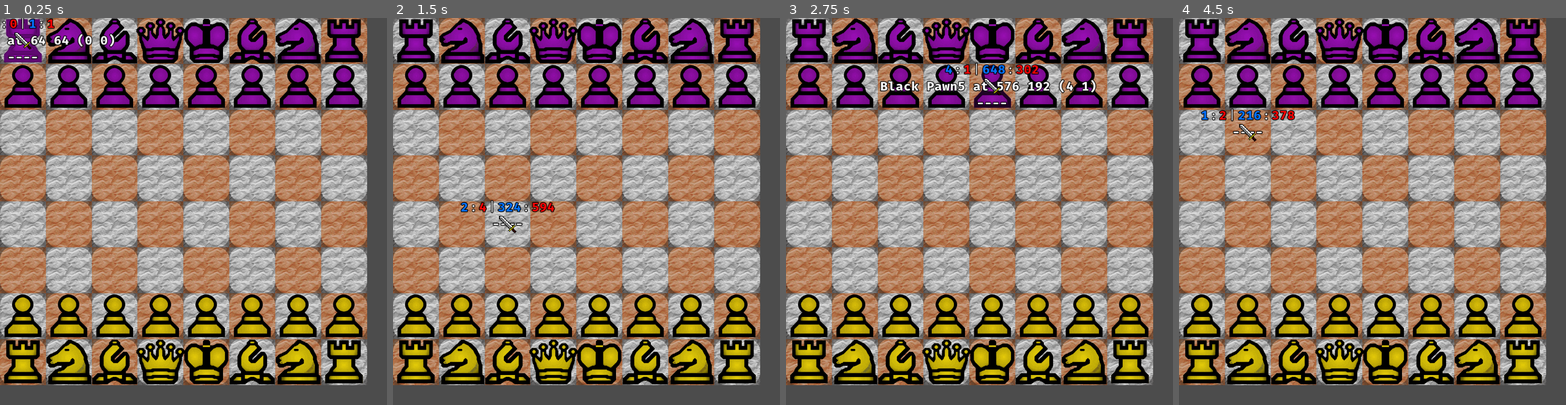
Above: before the commit, frames 1-4 (left to right).
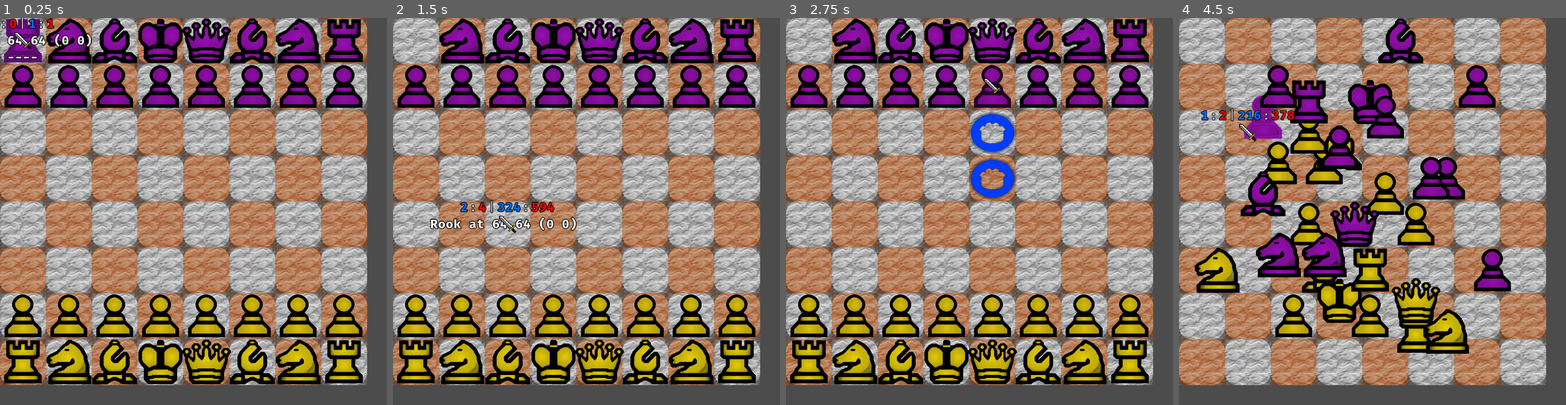
Above: after the commit, the same moments.

Repository: k11d/Chess
Game: Godot game, scene res://Game/Game.tscn
Same seed, same stepped clock (60 frames per second), same inputs: the game is played once before the commit and once after it.
Inputs (mouse positions are in pixels of both pictures, inside the frame that each line leads up to):
- Up to frame 1 (0.25 s): no input
- Up to frame 2 (1.5 s): move the mouse to (671, 192) at 0.52 s; press the mouse at (671, 192) at 0.53 s; tap I (toggle_HUD, bound only after the commit) at 0.8, 1.35 s; tap Enter at 1.25 s; move the mouse to (509, 230) at 1.27 s; release the mouse at (509, 230) at 1.28 s
- Up to frame 3 (2.75 s): click (902, 230) at 1.55 s; tap Space at 2 s; move the mouse to (1018, 126) at 2.02 s; press the mouse at (1018, 126) at 2.03 s; tap I (toggle_HUD, bound only after the commit) at 2.3 s
- Up to frame 4 (4.5 s): move the mouse to (1353, 288) at 2.77 s; release the mouse at (1353, 288) at 2.78 s; tap I (toggle_HUD, bound only after the commit) at 2.85, 3.8, 4.35 s; click (1353, 288) at 3.05 s; tap Enter at 3.5 s; move the mouse to (1488, 269) at 3.52 s; press the mouse at (1488, 269) at 3.53 s; tap R (DEBUG_randomize) at 4.15 s; move the mouse to (1256, 153) at 4.27 s; release the mouse at (1256, 153) at 4.28 s

The runs differ from the first frame. In frame 1, 2.8% of the frame differs, in the area x 0-60%, y 0-95%; in frame 2, 4.1%; in frame 3, 6.1%; in frame 4, 41%, in the area x 1-94%, y 0-95%.
Error before the commit: Invalid get index 'pieces' (on base: 'Node2D (WhitePlayer.gd)'). (res://Game/Game.gd:84)

Commit message:
big update many refactorings and code cleanup

Diff:
--- a/Game/Game.gd
+++ b/Game/Game.gd
@@ -12,37 +12,100 @@
 var _moving_pieces : Array = []
 var cursor : Cursor = null
 var turn_state : Global.TurnState
-var marker_scene : PackedScene = load("res://Ui/Marker.tscn")
+var marker_scene : PackedScene = preload("res://Ui/Marker.tscn")
+
+
+const _start_positions = "rnbkqbnr,pppppppp,00000000,00000000,00000000,00000000,PPPPPPPP,RNBKQBNR"
+
 
 
 func _ready() -> void:
-	board = get_node("Board")
 	cursor = get_node("Cursor")
-	cursor.disabled = true
+	cursor.disabled = false
+	cursor.visible = true
+	Input.set_mouse_mode(Input.MOUSE_MODE_HIDDEN)
+	cursor.set_movement_step(tile_size)
+
 	white_player = get_node("WhitePlayer")
 	black_player = get_node("BlackPlayer")
+
+	board = get_node("Board")
 	board.create_grid(tiles)
-	Input.set_mouse_mode(Input.MOUSE_MODE_HIDDEN)
-	cursor.set_movement_step(tile_size)
-	cursor.visible = true
 	turn_state = Global.TurnState.new()
-	init_pieces()
-	cursor.disabled = false
+	Global.register_game_state(init_pieces(_start_positions))
 
 
-func init_pieces() -> void:
-	set_pieces_mod_color(white_player.get_children(), white_mod_color)
-	set_pieces_mod_color(black_player.get_children(), black_mod_color)
-	set_pieces_board_positions(white_player.get_children() + black_player.get_children())
 
-func set_pieces_mod_color(pieces, color):
-	for piece in pieces:
-		piece.modulate = color
+func init_pieces(grid : String) -> Dictionary:
+	var x := 0
+	var y := 0
+	var pos : Vector2
+	var new_grid := {}
+	for c in grid:
+		if c == ",":
+			continue
+		pos = Vector2(x, y)
+		if x == 7:
+			x = 0
+			y += 1
+		else:
+			x += 1
+		var piece = null
+		match c:
+			"r":
+				piece = preload("res://Pieces/nodes/RookB.tscn").instance()
+				piece.piece_color = "Black"
+			"n":
+				piece = preload("res://Pieces/nodes/KnightB.tscn").instance()
+				piece.piece_color = "Black"
+			"b":
+				piece = preload("res://Pieces/nodes/BishopB.tscn").instance()
+				piece.piece_color = "Black"
+			"k":
+				piece = preload("res://Pieces/nodes/KingB.tscn").instance()
+				piece.piece_color = "Black"
+			"q":
+				piece = preload("res://Pieces/nodes/QueenB.tscn").instance()
+				piece.piece_color = "Black"
+			"p":
+				piece = preload("res://Pieces/nodes/PawnB.tscn").instance()
+				piece.piece_color = "Black"
+			"R":
+				piece = preload("res://Pieces/nodes/Rook.tscn").instance()
+				piece.piece_color = "White"
+			"N":
+				piece = preload("res://Pieces/nodes/Knight.tscn").instance()
+				piece.piece_color = "White"
+			"B":
+				piece = preload("res://Pieces/nodes/Bishop.tscn").instance()
+				piece.piece_color = "White"
+			"K":
+				piece = preload("res://Pieces/nodes/King.tscn").instance()
+				piece.piece_color = "White"
+			"Q":
+				piece = preload("res://Pieces/nodes/Queen.tscn").instance()
+				piece.piece_color = "White"
+			"P":
+				piece = preload("res://Pieces/nodes/Pawn.tscn").instance()
+				piece.piece_color = "White"
+			_:
+				piece = null
+		new_grid[pos] = piece
+		if piece == null:
+			continue
+		else:
+			piece.grid_position = pos
+			piece.global_position = board2realpos(pos, tile_size)
+			if piece.piece_color == "White":
+				piece.modulate = white_mod_color
+				piece.set_owner(white_player)
+				white_player.add_child(piece)
+			else:
+				piece.modulate = black_mod_color
+				piece.set_owner(black_player)
+				black_player.add_child(piece)
+	return new_grid
 
-func set_pieces_board_positions(pieces):
-	for piece in pieces:
-		piece.grid_position = real2boardpos(piece.global_position, tile_size)
-		piece.global_position = board2realpos(piece.grid_position, tile_size)
 
 func move_piece(piece, target_real, speed_factor=0.5) -> void:
 	var t = Tween.new()
@@ -51,16 +114,7 @@
 	t.interpolate_property(piece, "global_position",
 		piece.global_position, target_real, speed_factor,
 		Tween.TRANS_LINEAR, Tween.EASE_OUT)
-#	t.connect("tween_completed", self, "register_piece_done_moving", [piece])
 	t.start()
-
-#func register_piece_moving(piece : ChessPiece) -> void:
-#	_moving_pieces.append(piece)
-#
-#func register_piece_done_moving(p : Array) -> void:
-#	_moving_pieces.remove(_moving_pieces.find(p[0]))
-#	if len(_moving_pieces) == 0:
-#		cursor.disabled = false
 
 func real2boardpos(real_pos: Vector2, t_size=null) -> Vector2:
 	if t_size == null:
@@ -81,10 +135,11 @@
 		available.append(tpos)
 	clear_highlights()
 	var dest : Vector2
-	for p in white_player.pieces + black_player.pieces:
+	for p in white_player.get_children() + black_player.get_children():
 		dest = available[randi() % len(available) - 1]
 		available.remove(available.find(dest))
 		move_piece(p, board2realpos(dest, tile_size))
+
 
 func highlight_position(pos, col) -> void:
 	var m = marker_scene.instance()
@@ -105,11 +160,16 @@
 		if area is ChessPiece:
 			cursor.hovering_piece = area
 			area.toggle_glow()
+			clear_highlights()
 			if area.has_method('get_available_moves'):
 				var tp = area.get_available_moves()
 				if tp:
-					for tgt in tp.get_all():
-						highlight_position(tgt, Global.TargetedPositions.MarkerColor.Blue)
+					if typeof(tp) == TYPE_ARRAY:
+						for tgt in tp:
+							highlight_position(tgt, Global.TargetedPositions.MarkerColor.Blue)
+					elif tp.has_method("highlight_position"):
+						for tgt in tp.get_all():
+							highlight_position(tgt, Global.TargetedPositions.MarkerColor.Blue)
 
 func _on_Cursor_area_exited(area) -> void:
 	if !cursor.disabled:
@@ -122,3 +182,7 @@
 func _input(event):
 	if event.is_action_pressed("DEBUG_randomize"):
 		randomize_game()
+	if event.is_action_pressed("toggle_HUD"):
+		cursor.toggle_hud()
+	if event.is_action_pressed("select_piece"):
+		cursor.selected_piece = cursor.hovering_piece
--- a/Game/Game.tscn
+++ b/Game/Game.tscn
@@ -1,22 +1,10 @@
-[gd_scene load_steps=18 format=2]
+[gd_scene load_steps=6 format=2]
 
 [ext_resource path="res://Players/BlackPlayer.gd" type="Script" id=1]
 [ext_resource path="res://Players/WhitePlayer.gd" type="Script" id=2]
 [ext_resource path="res://Ui/Cursor.tscn" type="PackedScene" id=3]
 [ext_resource path="res://Board/Board.gd" type="Script" id=4]
-[ext_resource path="res://Pieces/nodes/King.tscn" type="PackedScene" id=5]
-[ext_resource path="res://Pieces/nodes/Pawn.tscn" type="PackedScene" id=6]
-[ext_resource path="res://Pieces/nodes/Rook.tscn" type="PackedScene" id=7]
-[ext_resource path="res://Pieces/nodes/Knight.tscn" type="PackedScene" id=8]
-[ext_resource path="res://Pieces/nodes/RookB.tscn" type="PackedScene" id=9]
-[ext_resource path="res://Pieces/nodes/BishopB.tscn" type="PackedScene" id=10]
-[ext_resource path="res://Pieces/nodes/Bishop.tscn" type="PackedScene" id=11]
-[ext_resource path="res://Pieces/nodes/Queen.tscn" type="PackedScene" id=12]
-[ext_resource path="res://Pieces/nodes/PawnB.tscn" type="PackedScene" id=13]
 [ext_resource path="res://Game/Game.gd" type="Script" id=14]
-[ext_resource path="res://Pieces/nodes/KingB.tscn" type="PackedScene" id=15]
-[ext_resource path="res://Pieces/nodes/QueenB.tscn" type="PackedScene" id=16]
-[ext_resource path="res://Pieces/nodes/KnightB.tscn" type="PackedScene" id=17]
 
 [node name="Game" type="Node2D"]
 script = ExtResource( 14 )
@@ -29,104 +17,8 @@
 [node name="WhitePlayer" type="Node2D" parent="."]
 script = ExtResource( 2 )
 
-[node name="Pawn" parent="WhitePlayer" instance=ExtResource( 6 )]
-position = Vector2( 67.8431, 880.083 )
-
-[node name="Pawn2" parent="WhitePlayer" instance=ExtResource( 6 )]
-position = Vector2( 195.843, 880.083 )
-
-[node name="Pawn3" parent="WhitePlayer" instance=ExtResource( 6 )]
-position = Vector2( 323.843, 880.083 )
-
-[node name="Pawn4" parent="WhitePlayer" instance=ExtResource( 6 )]
-position = Vector2( 451.843, 880.083 )
-
-[node name="Pawn5" parent="WhitePlayer" instance=ExtResource( 6 )]
-position = Vector2( 579.843, 880.083 )
-
-[node name="Pawn6" parent="WhitePlayer" instance=ExtResource( 6 )]
-position = Vector2( 707.843, 880.083 )
-
-[node name="Pawn7" parent="WhitePlayer" instance=ExtResource( 6 )]
-position = Vector2( 835.843, 880.083 )
-
-[node name="Pawn8" parent="WhitePlayer" instance=ExtResource( 6 )]
-position = Vector2( 963.843, 880.083 )
-
-[node name="Bishop" parent="WhitePlayer" instance=ExtResource( 11 )]
-position = Vector2( 323.843, 1008.08 )
-
-[node name="Bishop2" parent="WhitePlayer" instance=ExtResource( 11 )]
-position = Vector2( 707.843, 1008.08 )
-
-[node name="King" parent="WhitePlayer" instance=ExtResource( 5 )]
-position = Vector2( 579.843, 1008.08 )
-
-[node name="Queen" parent="WhitePlayer" instance=ExtResource( 12 )]
-position = Vector2( 451.843, 1008.08 )
-
-[node name="Knight" parent="WhitePlayer" instance=ExtResource( 8 )]
-position = Vector2( 195.843, 1008.08 )
-
-[node name="Knight2" parent="WhitePlayer" instance=ExtResource( 8 )]
-position = Vector2( 835.843, 1008.08 )
-
-[node name="Rook" parent="WhitePlayer" instance=ExtResource( 7 )]
-position = Vector2( 67.8431, 1008.08 )
-
-[node name="Rook2" parent="WhitePlayer" instance=ExtResource( 7 )]
-position = Vector2( 963.843, 1008.08 )
-
 [node name="BlackPlayer" type="Node2D" parent="."]
 script = ExtResource( 1 )
-
-[node name="Rook" parent="BlackPlayer" instance=ExtResource( 9 )]
-position = Vector2( 64, 113.583 )
-
-[node name="Rook2" parent="BlackPlayer" instance=ExtResource( 9 )]
-position = Vector2( 966.843, 114.083 )
-
-[node name="King" parent="BlackPlayer" instance=ExtResource( 15 )]
-position = Vector2( 579.843, 112.083 )
-
-[node name="Knight" parent="BlackPlayer" instance=ExtResource( 17 )]
-position = Vector2( 195.843, 112.083 )
-
-[node name="Knight2" parent="BlackPlayer" instance=ExtResource( 17 )]
-position = Vector2( 839.343, 111.083 )
-
-[node name="Pawn" parent="BlackPlayer" instance=ExtResource( 13 )]
-position = Vector2( 67.8431, 240.083 )
-
-[node name="Pawn2" parent="BlackPlayer" instance=ExtResource( 13 )]
-position = Vector2( 195.843, 240.083 )
-
-[node name="Pawn3" parent="BlackPlayer" instance=ExtResource( 13 )]
-position = Vector2( 323.843, 240.083 )
-
-[node name="Pawn4" parent="BlackPlayer" instance=ExtResource( 13 )]
-position = Vector2( 451.843, 240.083 )
-
-[node name="Pawn5" parent="BlackPlayer" instance=ExtResource( 13 )]
-position = Vector2( 579.843, 240.083 )
-
-[node name="Pawn6" parent="BlackPlayer" instance=ExtResource( 13 )]
-position = Vector2( 707.843, 240.083 )
-
-[node name="Pawn7" parent="BlackPlayer" instance=ExtResource( 13 )]
-position = Vector2( 835.843, 240.083 )
-
-[node name="Pawn8" parent="BlackPlayer" instance=ExtResource( 13 )]
-position = Vector2( 963.843, 240.083 )
-
-[node name="Bishop" parent="BlackPlayer" instance=ExtResource( 10 )]
-position = Vector2( 323.843, 112.083 )
-
-[node name="Bishop2" parent="BlackPlayer" instance=ExtResource( 10 )]
-position = Vector2( 706.843, 112.083 )
-
-[node name="Queen" parent="BlackPlayer" instance=ExtResource( 16 )]
-position = Vector2( 451.843, 112.083 )
 
 [node name="Cursor" parent="." instance=ExtResource( 3 )]
 visible = false
--- a/Game/Global.gd
+++ b/Game/Global.gd
@@ -1,4 +1,29 @@
 extends Node
+
+
+var game_state : Dictionary
+var whites : Array
+var blacks : Array
+
+
+func register_game_state(gm : Dictionary) -> void:
+	game_state = gm
+	print("Registered game state:")
+	print(game_state.values())
+
+func pieces(only_color=null) -> Array:
+	var pcs := []
+	for p in game_state.values():
+		if p and only_color == null or p and only_color == p.piece_color:
+			pcs.append(p)
+	return pcs
+
+func piece_positions(only_color=null) -> Array:
+	var positions := []
+	for pos in game_state:
+		if only_color == null or game_state[pos] and only_color == game_state[pos].piece_color:
+			positions.append(game_state[pos])
+	return positions
 
 
 class TurnState:
@@ -66,8 +91,11 @@
 		return targets
 
 	func add(target_position) -> void:
-		targets.append(
-			Vector2(target_position[0], target_position[1]))
+		if typeof(target_position) == TYPE_VECTOR2:
+			targets.append(target_position)
+		else:
+			targets.append(
+				Vector2(target_position[0], target_position[1]))
 
 	func count() -> int:
 		return len(targets)
--- a/Pieces/nodes/King.tscn
+++ b/Pieces/nodes/King.tscn
@@ -4,9 +4,6 @@
 [ext_resource path="res://Images/king.png" type="Texture" id=2]
 [ext_resource path="res://Pieces/scripts/King.gd" type="Script" id=3]
 [ext_resource path="res://Images/king_glow.png" type="Texture" id=4]
-
-
-
 
 [sub_resource type="Animation" id=1]
 resource_name = "Phaser"
@@ -66,6 +63,7 @@
 normal_map = ExtResource( 1 )
 
 [node name="Glow" type="Sprite" parent="."]
+modulate = Color( 1, 1, 1, 0 )
 texture = ExtResource( 4 )
 
 [node name="AnimationPlayer" type="AnimationPlayer" parent="."]
--- a/Pieces/nodes/KingB.tscn
+++ b/Pieces/nodes/KingB.tscn
@@ -1,5 +1,8 @@
-[gd_scene load_steps=2 format=2]
+[gd_scene load_steps=3 format=2]
 
 [ext_resource path="res://Pieces/nodes/King.tscn" type="PackedScene" id=1]
+[ext_resource path="res://Pieces/scripts/KingB.gd" type="Script" id=2]
 
 [node name="King" instance=ExtResource( 1 )]
+script = ExtResource( 2 )
+self_modulate_color = Color( 0, 0, 0, 1 )
--- a/Pieces/nodes/KnightB.tscn
+++ b/Pieces/nodes/KnightB.tscn
@@ -1,5 +1,8 @@
-[gd_scene load_steps=2 format=2]
+[gd_scene load_steps=3 format=2]
 
 [ext_resource path="res://Pieces/nodes/Knight.tscn" type="PackedScene" id=1]
+[ext_resource path="res://Pieces/scripts/KnightB.gd" type="Script" id=2]
 
 [node name="Knight" instance=ExtResource( 1 )]
+script = ExtResource( 2 )
+self_modulate_color = Color( 0, 0, 0, 1 )
--- a/Pieces/nodes/PawnB.tscn
+++ b/Pieces/nodes/PawnB.tscn
@@ -1,5 +1,8 @@
-[gd_scene load_steps=2 format=2]
+[gd_scene load_steps=3 format=2]
 
 [ext_resource path="res://Pieces/nodes/Pawn.tscn" type="PackedScene" id=1]
+[ext_resource path="res://Pieces/scripts/PawnB.gd" type="Script" id=2]
 
 [node name="Pawn" instance=ExtResource( 1 )]
+script = ExtResource( 2 )
+self_modulate_color = Color( 0, 0, 0, 1 )
--- a/Pieces/nodes/QueenB.tscn
+++ b/Pieces/nodes/QueenB.tscn
@@ -1,5 +1,8 @@
-[gd_scene load_steps=2 format=2]
+[gd_scene load_steps=3 format=2]
 
+[ext_resource path="res://Pieces/scripts/QueenB.gd" type="Script" id=1]
 [ext_resource path="res://Pieces/nodes/Queen.tscn" type="PackedScene" id=2]
 
 [node name="Queen" instance=ExtResource( 2 )]
+script = ExtResource( 1 )
+self_modulate_color = Color( 0, 0, 0, 1 )
--- a/Pieces/scripts/Bishop.gd
+++ b/Pieces/scripts/Bishop.gd
@@ -1,13 +1,12 @@
 extends ChessPiece
 class_name Bishop, "res://Images/bishop.png"
 
-func _ready():
-	pname = "Bishop"
 
 
 func get_available_moves():
-	var allies := my_allies()
-	var enemies := my_enemies()
+
+	var enemy_positions  = Global.piece_positions("Black")
+	var allies_positions = Global.piece_positions("White")
 
 	var candidates := []
 	var x := grid_position.x
@@ -19,10 +18,10 @@
 		x += 1
 		y -= 1
 		p = Vector2(x,y)
-		if p in pieces_grid_positions(my_enemies()):
+		if p in enemy_positions:
 			candidates.append(Vector2(x, y))
 			break
-		if p in pieces_grid_positions(my_allies()):
+		if p in allies_positions:
 			break
 		candidates.append(Vector2(x, y))
 
@@ -33,10 +32,10 @@
 		x -= 1
 		y -= 1
 		p = Vector2(x,y)
-		if p in pieces_grid_positions(my_enemies()):
+		if p in enemy_positions:
 			candidates.append(Vector2(x, y))
 			break
-		if p in pieces_grid_positions(my_allies()):
+		if p in allies_positions:
 			break
 		candidates.append(Vector2(x, y))
 
@@ -47,10 +46,10 @@
 		x += 1
 		y += 1
 		p = Vector2(x,y)
-		if p in pieces_grid_positions(my_enemies()):
+		if p in enemy_positions:
 			candidates.append(Vector2(x, y))
 			break
-		if p in pieces_grid_positions(my_allies()):
+		if p in allies_positions:
 			break
 		candidates.append(Vector2(x, y))
 
@@ -61,10 +60,10 @@
 		x -= 1
 		y += 1
 		p = Vector2(x,y)
-		if p in pieces_grid_positions(my_enemies()):
+		if p in enemy_positions:
 			candidates.append(Vector2(x, y))
 			break
-		if p in pieces_grid_positions(my_allies()):
+		if p in allies_positions:
 			break
 		candidates.append(Vector2(x, y))
 
--- a/Pieces/scripts/ChessPiece.gd
+++ b/Pieces/scripts/ChessPiece.gd
@@ -6,20 +6,12 @@
 var sprite : Sprite
 var glow : Sprite
 var anim_player : AnimationPlayer
-var piece_color : String = "Unset"
-var pname : String = "Unknown"
-var pcolor : String = "Unknown" setget ,get_pcolor
 var grid_position : Vector2
 var glowing : bool = false
 var targeted : Global.TargetedPositions
 var enemy_player
+var piece_color
 
-
-func get_pcolor():
-	if name.ends_with("B"):
-		return "Black"
-	else:
-		return "White"
 
 func set_self_modulate_color(col : Color):
 	self_modulate_color = col
@@ -31,10 +23,8 @@
 	glow = $Glow
 	anim_player = $AnimationPlayer
 	if get_parent().name.begins_with("White"):
-		piece_color = "White"
 		enemy_player = get_node("/root/Game/BlackPlayer")
 	else:
-		piece_color = "Black"
 		enemy_player = get_node("/root/Game/WhitePlayer")
 	if anim_player:
 		anim_player.play("Phaser")
@@ -44,46 +34,19 @@
 
 func _to_string() -> String:
 	var s : String = ""
-	s += piece_color
-	s += " "
 	s += name
 	s += " at " + str(global_position.x) + " " + str(global_position.y)
 	s += " (" + str(grid_position.x) + " " + str(grid_position.y) + ") "
 	return s
 
-func my_allies() -> Array:
-	var allies : Array = get_parent().get_children()
-	allies.remove(allies.find(self)) # remove myself from allies array
-	return allies
-
-func my_enemies() -> Array:
-	if name.ends_with("B"):
-		return get_node('/root/Game/WhitePlayer').get_children()
-	else:
-		return get_node('/root/Game/BlackPlayer').get_children()
-
-func pieces_grid_positions(pieces) -> Array:
-	var pgp := []
-	for p in pieces:
-		pgp.append(p.grid_position)
-	return pgp
 
 func toggle_glow() -> void:
 	glowing = !glowing
 
-func filter_out_of_grid(positions) -> Array:
-	var filtered := []
-	for pos in positions:
-		if pos.x < 0 or pos.y < 0 or pos.x > 7 or pos.y > 7:
-			continue
-		else:
-			filtered.append(pos)
-	return filtered
-
 
 #########################################################
 
-func _process(delta) -> void:
+func _process(_delta) -> void:
 	if glowing:
 		if anim_player and !anim_player.is_playing():
 			anim_player.play("Phaser")
--- a/Pieces/scripts/King.gd
+++ b/Pieces/scripts/King.gd
@@ -1,8 +1,6 @@
+tool
 extends ChessPiece
 class_name King, "res://Images/king.png"
-
-func _ready():
-	pname = "King"
 
 
 func get_available_moves():
--- a/Pieces/scripts/Knight.gd
+++ b/Pieces/scripts/Knight.gd
@@ -2,8 +2,6 @@
 class_name Knight, "res://Images/knight.png"
 
 
-func _ready():
-	pname = "Knight"
 
 func get_available_moves():
 	var x := grid_position.x
@@ -18,8 +16,12 @@
 		Vector2(x - 2, y - 1),
 		Vector2(x + 1, y + 2)
 	]
-	targeted.clear()
-	for pos in filter_out_of_grid(candidates):
-		if !(pos in pieces_grid_positions(my_allies())):
-			targeted.add(pos)
-	return targeted
+
+	var allies_positions = Global.piece_positions("White")
+	var final := []
+	for pos in candidates:
+		if pos in allies_positions:
+			continue
+		else:
+			final.append(pos)
+	return final
--- a/Pieces/scripts/Pawn.gd
+++ b/Pieces/scripts/Pawn.gd
@@ -1,9 +1,29 @@
 extends ChessPiece
 class_name Pawn, "res://Images/pawn.png"
 
-func _ready():
-	pname = "Pawn"
+var never_moved : bool = true
 
 
 func get_available_moves():
-	print("Not implemented yet")
+
+	var enemy_positions  = Global.piece_positions("Black")
+	var allies_positions = Global.piece_positions("White")
+
+
+	var candidates := []
+	var x = grid_position.x
+	var y = grid_position.y
+	candidates.append(Vector2(x, y - 1))
+	if never_moved:
+		candidates.append(Vector2(x, y - 2))
+
+	if Vector2(x - 1, y - 1) in enemy_positions:
+		candidates.append(Vector2(x - 1, y - 1))
+	if Vector2(x + 1 , y - 1) in enemy_positions:
+		candidates.append(Vector2(x + 1, y - 1))
+
+	var final := []
+	for pos in candidates:
+		if !(pos in allies_positions + enemy_positions):
+			final.append(pos)
+	return final
--- a/Pieces/scripts/PawnB.gd
+++ b/Pieces/scripts/PawnB.gd
@@ -1,2 +1,26 @@
 extends Pawn
 class_name PawnB
+
+
+func get_available_moves():
+
+	var allies_positions  = Global.piece_positions("Black")
+	var enemy_positions = Global.piece_positions("White")
+
+	var candidates := []
+	var x = grid_position.x
+	var y = grid_position.y
+	candidates.append(Vector2(x, y + 1))
+	if never_moved:
+		candidates.append(Vector2(x, y + 2))
+
+	if Vector2(x - 1, y + 1) in enemy_positions:
+		candidates.append(Vector2(x - 1, y + 1))
+	if Vector2(x + 1 , y + 1) in enemy_positions:
+		candidates.append(Vector2(x + 1, y + 1))
+
+	var final := []
+	for pos in candidates:
+		if !(pos in allies_positions + enemy_positions):
+			final.append(pos)
+	return final
--- a/Pieces/scripts/Queen.gd
+++ b/Pieces/scripts/Queen.gd
@@ -1,8 +1,6 @@
 extends ChessPiece
 class_name Queen, "res://Images/queen.png"
 
-func _ready():
-	pname = "Queen"
 
 
 func get_available_moves():
--- a/Pieces/scripts/Rook.gd
+++ b/Pieces/scripts/Rook.gd
@@ -1,9 +1,46 @@
 extends ChessPiece
 class_name Rook, "res://Images/rook.png"
 
-func _ready():
-	pname = "Rook"
+
+func get_available_moves():
+
+	var enemy_positions  = Global.piece_positions("Black")
+	var allies_positions = Global.piece_positions("White")
+	var p : Vector2
+
+	var targets := []
+	# EAST
+	p = Vector2(grid_position.x, grid_position.y)
+
+	while p.x < 7 and !(p in allies_positions):
+		p.x += 1
+		if p in enemy_positions:
+			targets.append(p)
+			break
+
+	# WEST
+	p = Vector2(grid_position.x, grid_position.y)
+	while p.x > 0 and !(p in allies_positions):
+		p.x -= 1
+		if p in enemy_positions:
+			targets.append(p)
+			break
 
 
-func get_available_moves():
-	print("Not implemented yet")
+	# SOUTH
+	p = Vector2(grid_position.x, grid_position.y)
+	while p.y < 7 and !(p in allies_positions):
+		p.y += 1
+		if p in enemy_positions:
+			targets.append(p)
+			break
+
+	# NORTH
+	p = Vector2(grid_position.x, grid_position.y)
+	while p.y > 0 and !(p in allies_positions):
+		p.y -= 1
+		if p in enemy_positions:
+			targets.append(p)
+			break
+
+	return targets
--- a/Players/BlackPlayer.gd
+++ b/Players/BlackPlayer.gd
@@ -1,9 +1,7 @@
 extends Node2D
 class_name BlackPlayer, "res://icon.png"
 
-#
-#func _ready():
-#	player_color = "Black"
-#	for piece in get_children():
-#		pieces.append(piece)
-#	enemy = get_node("../WhitePlayer")
+
+func spawn_piece(piece):
+	print("Spawning black piece:")
+	print(piece)
--- a/Players/WhitePlayer.gd
+++ b/Players/WhitePlayer.gd
@@ -1,2 +1,6 @@
 extends Node2D
 class_name WhitePlayer, "res://icon.png"
+
+func spawn_piece(piece):
+	print("Spawning white piece:")
+	print(piece)
--- a/Ui/Cursor.gd
+++ b/Ui/Cursor.gd
@@ -35,6 +35,10 @@
 	if selected_piece:
 		HUDs['selected'].text = str(hovering_piece)
 		HUDs['selected'].visible = true
+		var pos = selected_piece.global_position
+		selected_piece.get_parent().remove_child(selected_piece)
+		add_child(selected_piece)
+		selected_piece.global_position = pos
 	else:
 		HUDs['selected'].visible = false
 
@@ -65,7 +69,7 @@
 	#		 it will instead be snapped to the closest valid position
 	#		 within the grid.
 	# Use `move_freely` for an arbitrary destination.
-	var bp = real2boardpos(real_position, movement_step)
+	var bp = self.real2boardpos(real_position, movement_step)
 	bp.y = max(0, min(bp.y, 7))
 	bp.x = max(0, min(bp.x, 7))
 	if real2boardpos(position, movement_step) != bp:
@@ -77,6 +81,9 @@
 	position = real_position
 	update_on_hud_position(real_position, null)
 
+func toggle_hud() -> void:
+	$HUD.visible = !$HUD.visible
+
 ######################################################
 
 func _process(_delta: float) -> void:
--- a/Ui/Marker.tscn
+++ b/Ui/Marker.tscn
@@ -20,7 +20,7 @@
 }
 
 [node name="Marker" type="Node2D"]
-z_index = 5
+z_index = 4
 script = ExtResource( 1 )
 marker_color = 1
 
--- a/project.godot
+++ b/project.godot
@@ -196,6 +196,11 @@
 "events": [ Object(InputEventKey,"resource_local_to_scene":false,"resource_name":"","device":0,"alt":false,"shift":false,"control":false,"meta":false,"command":false,"pressed":false,"scancode":82,"unicode":0,"echo":false,"script":null)
  ]
 }
+toggle_HUD={
+"deadzone": 0.5,
+"events": [ Object(InputEventKey,"resource_local_to_scene":false,"resource_name":"","device":0,"alt":false,"shift":false,"control":false,"meta":false,"command":false,"pressed":false,"scancode":73,"unicode":0,"echo":false,"script":null)
+ ]
+}
 
 [logging]
 
Not shown: 2 places in Pieces/nodes/Pawn.tscn that only renumber resources
